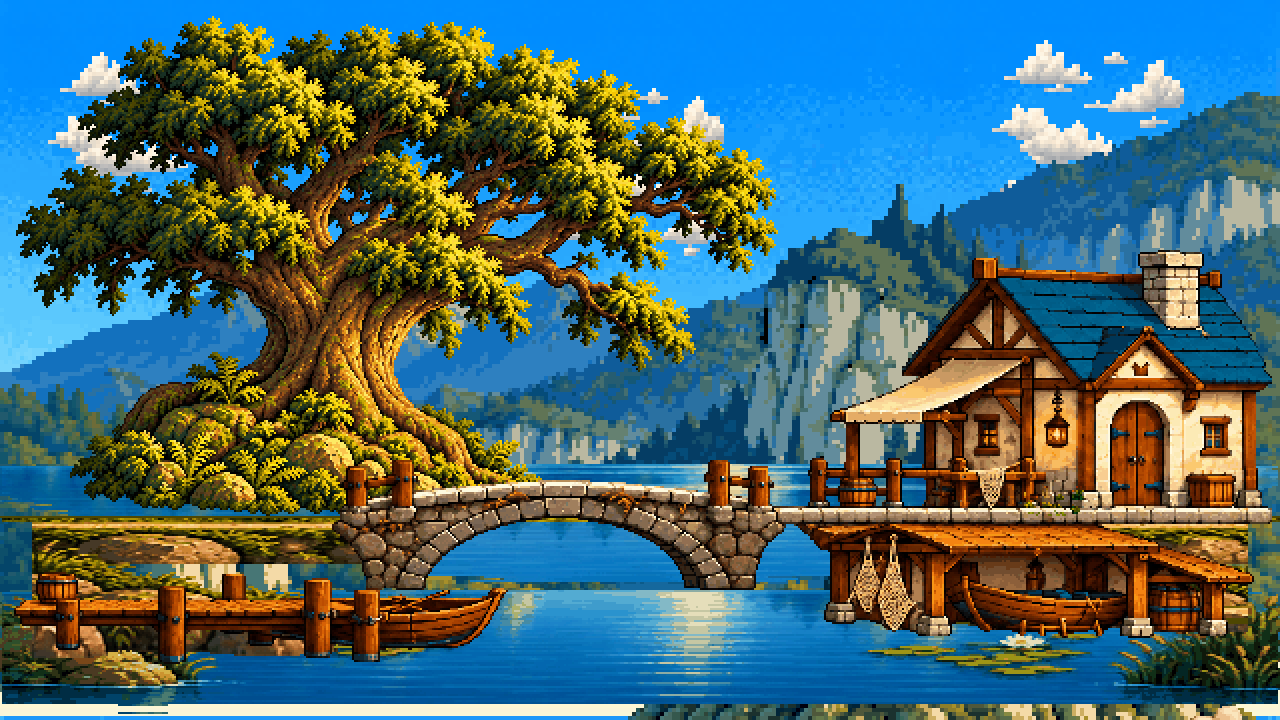
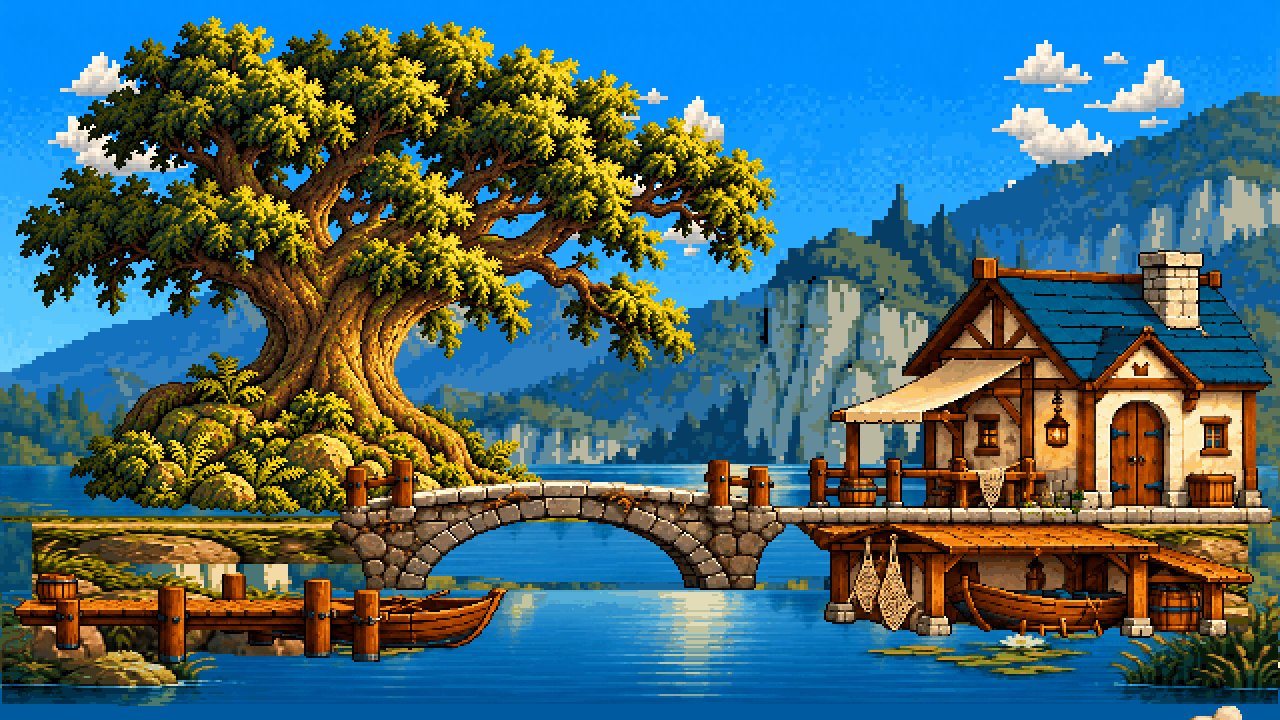
Before/after of a (1280, 720) layered artwork. What changed in the layer stack:
painted on "water" over bbox(0, 522, 1280, 720)
